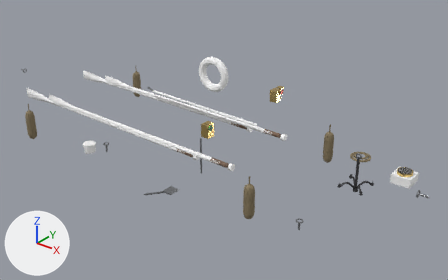
The glTF model boats/exports/steam/Gear_Nav_Safety.glb, before and after one commit.
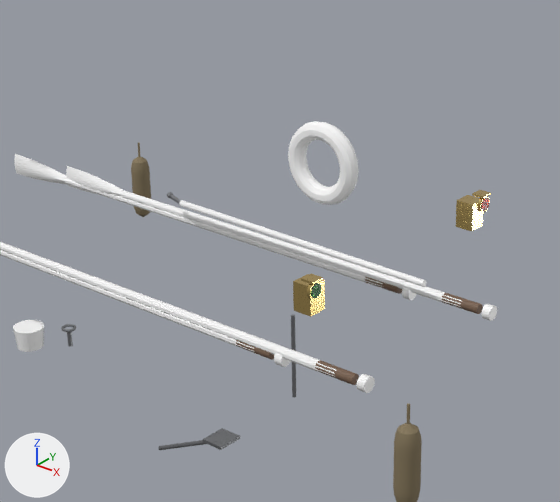
Each version is shown whole from a 50 mm lens placed at (5.42, -5.74, 4.07), pointed at (0.55, 0.35, 0.29), then close up on the part from 17% to 70% of the width and 2% to 78% of the height. Arrows for +X, +Y and +Z are at lower left; the lights stay in place. The older version's two pictures come first. Vertices at exactly the same position are counted once.

Objects in the first close-up: 'Gear_Nav_Safety'.
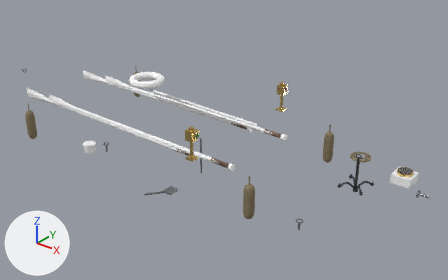
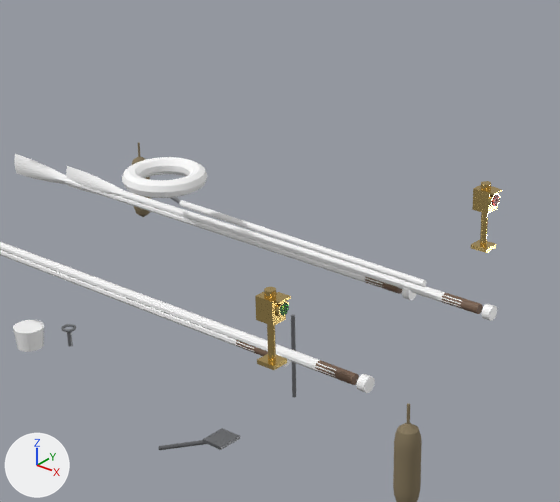
What differs and where, as boxes (x1, y1, x2, y2) in the close-ups (560 x 502 px; the box of a moved part takes in the faces that stretch with it):
'Gear_Nav_Safety', reshaped
    before: (0, 121, 497, 502)
    after: (0, 142, 502, 502)
part 1 of me_gear_nav_safety, added
    after: (471, 240, 496, 253)
part 2 of me_gear_nav_safety, added
    after: (480, 212, 488, 245)
part 3 of me_gear_nav_safety, added
    after: (472, 185, 498, 214)
part 4 of me_gear_nav_safety, moved or reshaped
    before: (477, 196, 490, 213)
    after: (488, 194, 500, 208)
part 5 of me_gear_nav_safety, moved or reshaped
    before: (472, 190, 491, 198)
    after: (482, 187, 502, 196)
part 6 of me_gear_nav_safety, added
    after: (481, 181, 491, 190)
part 7 of me_gear_nav_safety, added
    after: (257, 354, 287, 370)
part 8 of me_gear_nav_safety, added
    after: (267, 324, 276, 361)
part 9 of me_gear_nav_safety, added
    after: (255, 292, 286, 326)
part 10 of me_gear_nav_safety, moved or reshaped
    before: (307, 281, 322, 300)
    after: (275, 301, 289, 317)
part 11 of me_gear_nav_safety, moved or reshaped
    before: (301, 274, 323, 284)
    after: (267, 292, 291, 304)
part 12 of me_gear_nav_safety, added
    after: (264, 287, 276, 298)
part 13 of me_gear_nav_safety, added
    after: (122, 157, 208, 198)
part 14 of me_gear_nav_safety, moved or reshaped
    before: (481, 198, 489, 211)
    after: (492, 195, 499, 206)
part 15 of me_gear_nav_safety, moved or reshaped
    before: (311, 283, 321, 298)
    after: (280, 302, 289, 316)
part 16 of me_gear_nav_safety, deleted
    before: (288, 121, 359, 205)
part 17 of me_gear_nav_safety, deleted
    before: (293, 274, 325, 317)
part 18 of me_gear_nav_safety, deleted
    before: (456, 195, 483, 231)

The change in detail:
me_gear_nav_safety is used by ob_gear_nav_safety; location (0.0, 0.0, 0.0).
me_gear_nav_safety had 4664 vertices, 8800 faces and spanned x -3.61..3.59, y -1.13..1.13, z -0.44..1.35.
me_gear_nav_safety now has 4818 vertices, 9068 faces and spans x -3.61..3.59, y -1.13..1.13, z -0.44..1.16.
me_gear_nav_safety part 1: a new loose piece, a box spanning x 1.045..1.155, y 0.88..0.98, z 0.699..0.723, in mat_brass (yellow #e2c47c).
me_gear_nav_safety part 2: a new loose piece, a 12-sided cylinder along z spanning x 1.08..1.12, y 0.91..0.95, z 0.723..0.934, in mat_brass (yellow #e2c47c).
me_gear_nav_safety part 3: a new loose piece, a box spanning x 1.046..1.154, y 0.882..0.978, z 0.939..1.069, in mat_brass (yellow #e2c47c).
me_gear_nav_safety part 4: the loose piece of 28 vertices spanning x 1.21..1.23, y 0.69..0.78, z 1.01..1.11 is moved by (-0.05, 0.19, -0.05).
me_gear_nav_safety part 5: the loose piece of 8 vertices spanning x 1.16..1.24, y 0.7..0.77, z 1.11..1.12 is moved by (-0.05, 0.19, -0.05).
me_gear_nav_safety part 6: a new loose piece, a 12-sided cylinder along z spanning x 1.07..1.13, y 0.9..0.96, z 1.069..1.102, in mat_brass (yellow #e2c47c).
me_gear_nav_safety part 7: a new loose piece, a box spanning x 1.045..1.155, y -0.98..-0.88, z 0.699..0.723, in mat_brass (yellow #e2c47c).
me_gear_nav_safety part 8: a new loose piece, a 12-sided cylinder along z spanning x 1.08..1.12, y -0.95..-0.91, z 0.723..0.934, in mat_brass (yellow #e2c47c).
me_gear_nav_safety part 9: a new loose piece, a box spanning x 1.046..1.154, y -0.978..-0.882, z 0.939..1.069, in mat_brass (yellow #e2c47c).
me_gear_nav_safety part 10: the loose piece of 28 vertices spanning x 1.21..1.23, y -0.78..-0.69, z 1.01..1.11 is moved by (-0.05, -0.19, -0.05).
me_gear_nav_safety part 11: the loose piece of 8 vertices spanning x 1.16..1.24, y -0.77..-0.7, z 1.11..1.12 is moved by (-0.05, -0.19, -0.05).
me_gear_nav_safety part 12: a new loose piece, a 12-sided cylinder along z spanning x 1.07..1.13, y -0.96..-0.9, z 1.069..1.102, in mat_brass (yellow #e2c47c).
me_gear_nav_safety part 13: a new loose piece, a torus around z (ring radius 0.2, tube radius 0.05) spanning x -0.8..-0.3, y -0.25..0.25, z 0.97..1.07, in mat_canvas (white #ffffff).
me_gear_nav_safety part 14: the loose piece of 28 vertices spanning x 1.22..1.23, y 0.7..0.77, z 1.02..1.1 is moved by (-0.05, 0.18, -0.05).
me_gear_nav_safety part 15: the loose piece of 28 vertices spanning x 1.22..1.23, y -0.77..-0.7, z 1.02..1.1 is moved by (-0.05, -0.18, -0.05).
me_gear_nav_safety part 16: the loose piece of 240 vertices spanning x -0.1..0.41, y 0.57..0.67, z 0.84..1.35 is deleted.
me_gear_nav_safety part 17: the loose piece of 8 vertices spanning x 1.1..1.21, y -0.75..-0.64, z 0.92..1.08 is deleted.
me_gear_nav_safety part 18: the loose piece of 8 vertices spanning x 1.1..1.21, y 0.64..0.75, z 0.92..1.08 is deleted.
Other edits to the shape of me_gear_nav_safety do not show in these pictures.
